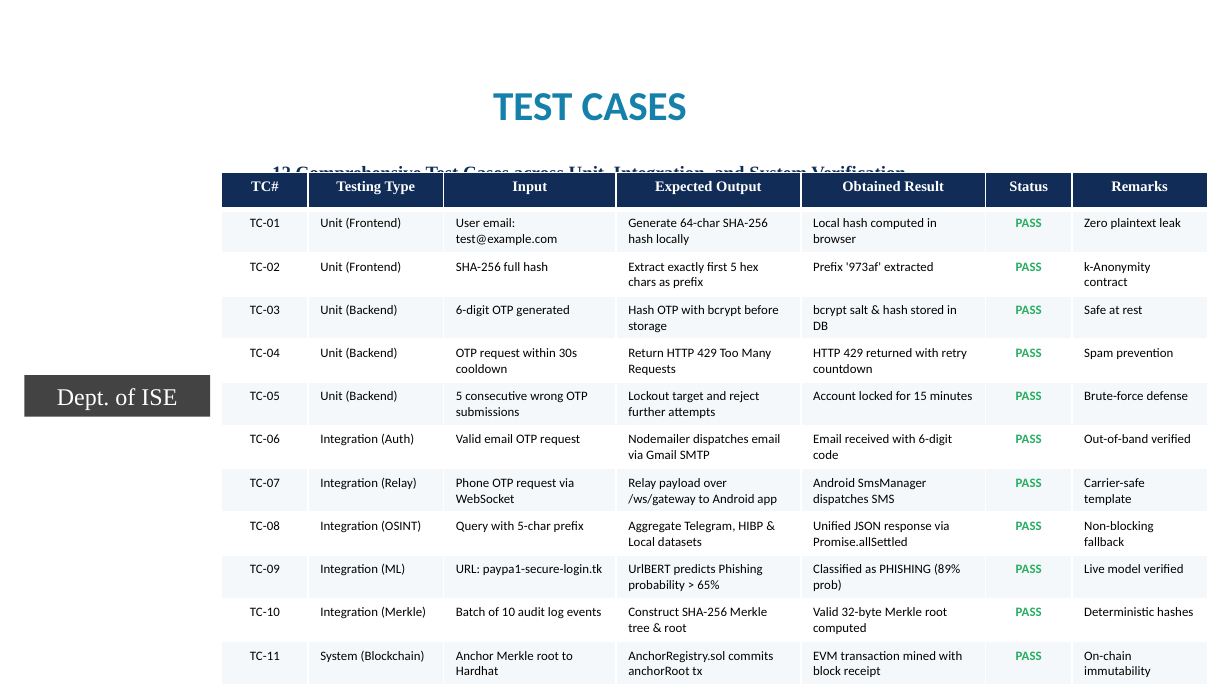
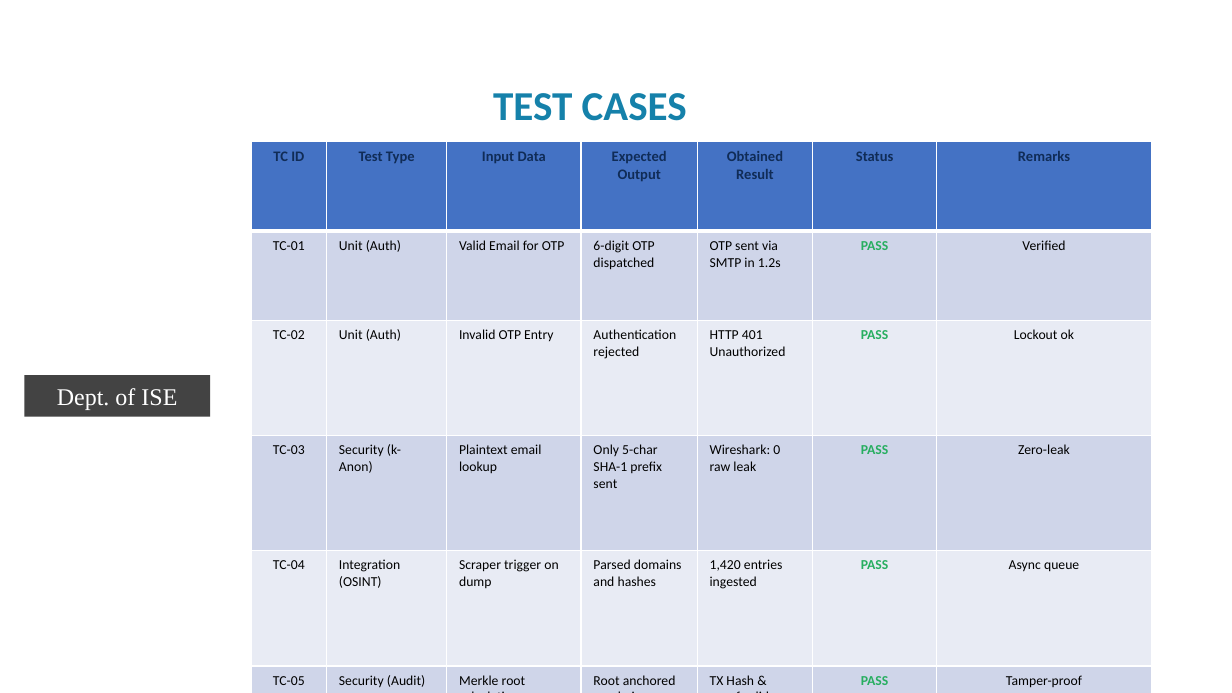
Before and after one commit to premkumarteli/OSINT-BreachShield, a slide deck: slide 10 of docs/Phase2/Final_presentation2 format 2026-27.pptx. Drawn at 1232x693 pixels with LibreOffice and Linux fonts; fonts in the diff are those of the drawing; background and template pictures are left out. Boxes give left, top, right and bottom in pixels: in the first picture for what was removed or moved away, otherwise in the second. Text is boxed around its words. In the diff, an @@ line names an element or a change of style, - is before the commit and + after.

```diff
--- a/docs/Phase2/Final_presentation2 format 2026-27.pptx
+++ b/docs/Phase2/Final_presentation2 format 2026-27.pptx
@@ table added at (251, 142, 1152, 692), 7 rows, 7 columns @@
+TC ID | Test Type | Input Data | Expected Output | Obtained Result | Status | Remarks
+TC-01 | Unit (Auth) | Valid Email for OTP | 6-digit OTP dispatched | OTP sent via SMTP in 1.2s | PASS | Verified
+TC-02 | Unit (Auth) | Invalid OTP Entry | Authentication rejected | HTTP 401 Unauthorized | PASS | Lockout ok
+TC-03 | Security (k-Anon) | Plaintext email lookup | Only 5-char SHA-1 prefix sent | Wireshark: 0 raw leak | PASS | Zero-leak
+TC-04 | Integration (OSINT) | Scraper trigger on dump | Parsed domains and hashes | 1,420 entries ingested | PASS | Async queue
+TC-05 | Security (Audit) | Merkle root calculation | Root anchored on-chain | TX Hash & proof valid | PASS | Tamper-proof
+TC-06 | Performance | 1,000 concurrent queries | Latency < 100ms per request | Avg 42ms response | PASS | Stress test
@@ table removed at (222, 172, 1207, 681), 13 rows, 7 columns @@
-TC# | Testing Type | Input | Expected Output | Obtained Result | Status | Remarks
-TC-01 | Unit (Frontend) | User email: test@example.com | Generate 64-char SHA-256 hash locally | Local hash computed in browser | PASS | Zero plaintext leak
-TC-02 | Unit (Frontend) | SHA-256 full hash | Extract exactly first 5 hex chars as prefix | Prefix '973af' extracted | PASS | k-Anonymity contract
-TC-03 | Unit (Backend) | 6-digit OTP generated | Hash OTP with bcrypt before storage | bcrypt salt & hash stored in DB | PASS | Safe at rest
-TC-04 | Unit (Backend) | OTP request within 30s cooldown | Return HTTP 429 Too Many Requests | HTTP 429 returned with retry countdown | PASS | Spam prevention
-TC-05 | Unit (Backend) | 5 consecutive wrong OTP submissions | Lockout target and reject further attempts | Account locked for 15 minutes | PASS | Brute-force defense
-TC-06 | Integration (Auth) | Valid email OTP request | Nodemailer dispatches email via Gmail SMTP | Email received with 6-digit code | PASS | Out-of-band verified
-TC-07 | Integration (Relay) | Phone OTP request via WebSocket | Relay payload over /ws/gateway to Android app | Android SmsManager dispatches SMS | PASS | Carrier-safe template
-TC-08 | Integration (OSINT) | Query with 5-char prefix | Aggregate Telegram, HIBP & Local datasets | Unified JSON response via Promise.allSettled | PASS | Non-blocking fallback
-TC-09 | Integration (ML) | URL: paypa1-secure-login.tk | UrlBERT predicts Phishing probability > 65% | Classified as PHISHING (89% prob) | PASS | Live model verified
-TC-10 | Integration (Merkle) | Batch of 10 audit log events | Construct SHA-256 Merkle tree & root | Valid 32-byte Merkle root computed | PASS | Deterministic hashes
-TC-11 | System (Blockchain) | Anchor Merkle root to Hardhat | AnchorRegistry.sol commits anchorRoot tx | EVM transaction mined with block receipt | PASS | On-chain immutability
-TC-12 | System (Audit) | Mutate 1 byte in anchored audit log | Merkle proof verification must fail | Cryptographic mismatch detected & logged | PASS | Tamper evidence validated
@@ text removed at (272, 165, 906, 184) @@
-12 Comprehensive Test Cases across Unit, Integration, and System Verification
```
Also in this commit, not shown: 15 other slides changed, 25 other files.
